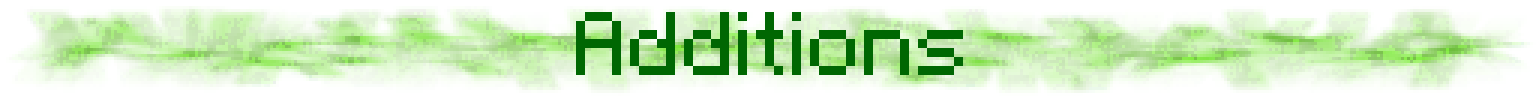
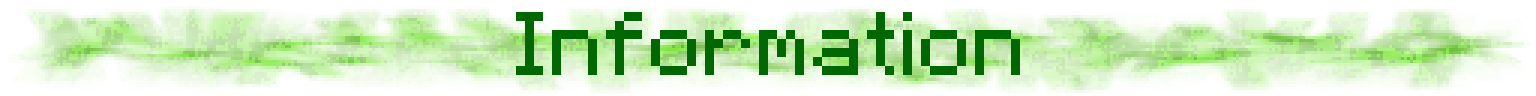
Revision of a layered 1536 × 96 image; what changed, layer by layer:
hid "Additions" over (576, 12, 963, 75)
showed "Information" over (516, 12, 1020, 75)
